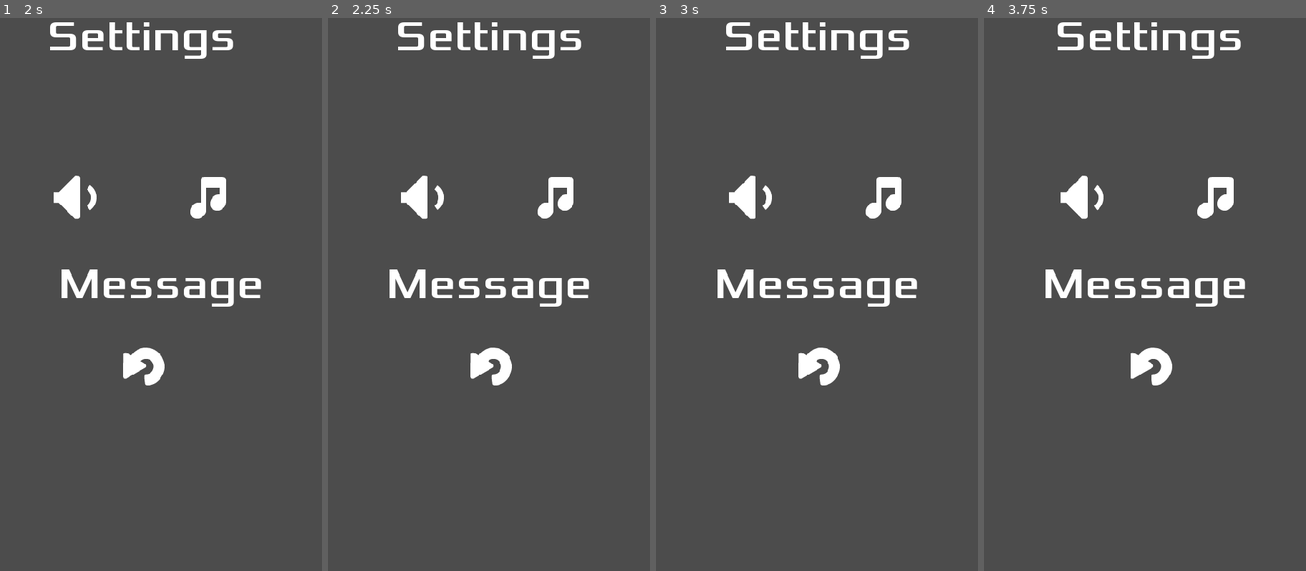
Above: before the commit, frames 1-4 (left to right).
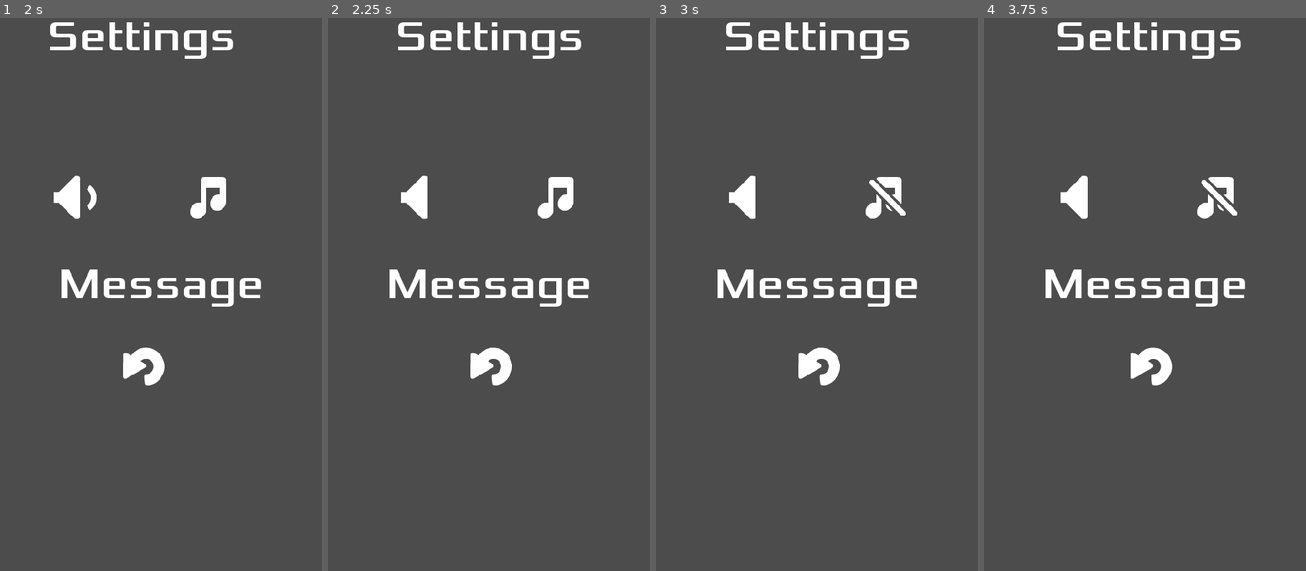
Above: after the commit, the same moments.

Repository: redawgts/KidsCanCode_CircleJump
Game: Godot game, scene res://Main.tscn
Same seed, same stepped clock (60 frames per second), same inputs: the game is played once before the commit and once after it.
Inputs (mouse positions are in pixels of both pictures, inside the frame that each line leads up to):
- Up to frame 1 (2 s): click (228, 194) at 0.5 s; tap Enter at 1.25 s; move the mouse to (231, 255) at 1.27 s; click (231, 255) at 1.42 s
- Up to frame 2 (2.25 s): click (402, 194) at 2 s
- Up to frame 3 (3 s): click (884, 194) at 2.75 s
- Up to frame 4 (3.75 s): click (1145, 366) at 3.5 s

Frame 1 is identical in both runs. In frame 2, less than 0.1% of the frame differs, in the area x 33-36%, y 30-35%; in frame 3, 0.2%, in the area x 33-78%, y 29-36%; in frame 4, 0.2%.

Commit message:
Circle Jump: A Godot Mobile Game (Part 6)

Diff:
--- a/Main.tscn
+++ b/Main.tscn
@@ -1,8 +1,9 @@
-[gd_scene load_steps=4 format=2]
+[gd_scene load_steps=5 format=2]
 
 [ext_resource path="res://main.gd" type="Script" id=1]
 [ext_resource path="res://ui/screens.tscn" type="PackedScene" id=2]
 [ext_resource path="res://ui/hud.tscn" type="PackedScene" id=3]
+[ext_resource path="res://assets/audio/Music_Light-Puzzles.ogg" type="AudioStream" id=4]
 
 [node name="Main" type="Node"]
 script = ExtResource( 1 )
@@ -21,4 +22,7 @@
 
 [node name="HUD" parent="." instance=ExtResource( 3 )]
 
+[node name="Music" type="AudioStreamPlayer" parent="."]
+stream = ExtResource( 4 )
+
 [connection signal="start_game" from="Screens" to="." method="new_game"]
--- a/Objects/Circle.gd
+++ b/Objects/Circle.gd
@@ -22,10 +22,12 @@
 	set_mode(_mode)
 	position = _position
 	radius = _radius
+	sprite.material = sprite.material.duplicate()
+	$SpriteEffect.material = sprite.material
 	collision_shape.shape = collision_shape.shape.duplicate()
 	collision_shape.shape.radius = radius
 	var img_size = sprite.texture.get_size().x / 2
-	sprite.scale = Vector2(1,1) * radius / img_size
+	sprite.scale = Vector2(1, 1) * radius / img_size
 	orbit_position.position.x = radius + 25
 	rotation_speed *= pow(-1, randi() % 2)
 
@@ -40,25 +42,30 @@
 func _draw() -> void:
 	if jumper:
 		var r = ((radius - 50) / num_orbits) * (1 + num_orbits - current_orbits)
-		draw_circle_arc_poly(Vector2.ZERO, r + 10, orbit_start + PI / 2,
-				$Pivot.rotation + PI / 2, Color(1, 0, 0))
+		draw_circle_arc_poly(
+			Vector2.ZERO, r + 10, orbit_start + PI / 2,
+			$Pivot.rotation + PI / 2,
+			Settings.theme["circle_fill"]
+		)
 
 
-func draw_circle_arc_poly(center, radius, angle_from, angle_to, color):
+func draw_circle_arc_poly(center, _radius, angle_from, angle_to, color):
 	var nb_points = 32
 	var points_arc = PoolVector2Array()
 	points_arc.push_back(center)
 	var colors = PoolColorArray([color])
 
 	for i in range(nb_points + 1):
-		var angle_point = angle_from + i * (angle_to - angle_from) / nb_points - PI/2
-		points_arc.push_back(center + Vector2(cos(angle_point), sin(angle_point)) * radius)
+		var angle_point = angle_from + i * (angle_to - angle_from) / nb_points - PI / 2
+		points_arc.push_back(center + Vector2(cos(angle_point), sin(angle_point)) * _radius)
 	draw_polygon(points_arc, colors)
 
 
 func check_orbits():
 	if abs($Pivot.rotation - orbit_start) > 2 * PI:
 		current_orbits -= 1
+		if Settings.enable_sound:
+			$Beep.play()
 		$Label.text = str(current_orbits)
 		if current_orbits <= 0:
 			jumper.die()
@@ -66,15 +73,20 @@
 			implode()
 		orbit_start = $Pivot.rotation
 
+
 func set_mode(_mode):
 	mode = _mode
+	var color
 	match mode:
 		Modes.STATIC:
 			$Label.hide()
+			color = Settings.theme["circle_static"]
 		Modes.LIMITED:
 			current_orbits = num_orbits
 			$Label.text = str(current_orbits)
 			$Label.show()
+			color = Settings.theme["circle_limited"]
+	sprite.material.set_shader_param("color", color)
 
 
 func implode():
--- a/Objects/Circle.tscn
+++ b/Objects/Circle.tscn
@@ -1,9 +1,10 @@
-[gd_scene load_steps=8 format=2]
+[gd_scene load_steps=9 format=2]
 
 [ext_resource path="res://assets/images/circle_1.png" type="Texture" id=1]
 [ext_resource path="res://objects/color_shader.tres" type="Material" id=2]
 [ext_resource path="res://objects/circle.gd" type="Script" id=3]
 [ext_resource path="res://assets/fonts/xolonium_64.tres" type="DynamicFont" id=4]
+[ext_resource path="res://assets/audio/89.ogg" type="AudioStream" id=5]
 
 [sub_resource type="CircleShape2D" id=1]
 radius = 131.004
@@ -115,3 +116,6 @@
 custom_fonts/font = ExtResource( 4 )
 text = "1"
 align = 1
+
+[node name="Beep" type="AudioStreamPlayer" parent="."]
+stream = ExtResource( 5 )
--- a/Objects/Jumper.gd
+++ b/Objects/Jumper.gd
@@ -10,6 +10,10 @@
 
 onready var trail := $Trail/Points
 
+
+func _ready() -> void:
+	$Sprite.material.set_shader_param("color", Settings.theme["player_body"])
+	$Trail/Points.default_color = Settings.theme["player_trail"]
 
 func _unhandled_input(event):
 	if target and event is InputEventScreenTouch and event.pressed:
@@ -31,6 +35,8 @@
 	target.implode()
 	target = null
 	velocity = transform.x * jump_speed
+	if Settings.enable_sound:
+		$Jump.play()
 
 
 func die():
@@ -42,6 +48,8 @@
 	target = area
 	velocity = Vector2.ZERO
 	emit_signal("captured", area)
+	if Settings.enable_sound:
+		$Capture.play()
 
 
 func _on_visibility_notifier_screen_exited() -> void:
--- a/Objects/Jumper.tscn
+++ b/Objects/Jumper.tscn
@@ -1,8 +1,10 @@
-[gd_scene load_steps=6 format=2]
+[gd_scene load_steps=8 format=2]
 
 [ext_resource path="res://assets/images/jumper.png" type="Texture" id=1]
 [ext_resource path="res://objects/jumper.gd" type="Script" id=2]
 [ext_resource path="res://objects/color.gdshader" type="Shader" id=3]
+[ext_resource path="res://assets/audio/88.ogg" type="AudioStream" id=4]
+[ext_resource path="res://assets/audio/70.ogg" type="AudioStream" id=5]
 
 [sub_resource type="ShaderMaterial" id=2]
 shader = ExtResource( 3 )
@@ -35,5 +37,11 @@
 begin_cap_mode = 2
 end_cap_mode = 2
 
+[node name="Jump" type="AudioStreamPlayer" parent="."]
+stream = ExtResource( 5 )
+
+[node name="Capture" type="AudioStreamPlayer" parent="."]
+stream = ExtResource( 4 )
+
 [connection signal="area_entered" from="." to="." method="_on_Jumper_area_entered"]
 [connection signal="screen_exited" from="VisibilityNotifier2D" to="." method="_on_visibility_notifier_screen_exited"]
--- a/main.gd
+++ b/main.gd
@@ -1,11 +1,11 @@
 extends Node
-
 
 var Circle = preload("res://objects/circle.tscn")
 var Jumper = preload("res://objects/jumper.tscn")
 
 var player
 var score = 0
+
 
 func _ready() -> void:
 	randomize()
@@ -24,6 +24,8 @@
 	spawn_circle($StartPosition.position)
 	$HUD.show()
 	$HUD.show_message("Go!")
+	if Settings.enable_music:
+		$Music.play()
 
 
 func spawn_circle(_position = null):
@@ -43,7 +45,10 @@
 	score += 1
 	$HUD.update_score(score)
 
+
 func _on_jumper_died():
 	get_tree().call_group("circles", "implode")
 	$Screens.game_over()
 	$HUD.hide()
+	if Settings.enable_music:
+		$Music.stop()
--- a/project.godot
+++ b/project.godot
@@ -13,6 +13,14 @@
 config/name="KidsCanCode_CircleJump"
 run/main_scene="res://main.tscn"
 config/icon="res://icon.png"
+
+[autoload]
+
+Settings="*res://settings.gd"
+
+[debug]
+
+gdscript/warnings/return_value_discarded=false
 
 [display]
 
--- /dev/null
+++ b/settings.gd
@@ -0,0 +1,35 @@
+extends Node
+
+var enable_sound := true
+var enable_music := true
+
+var circles_per_level := 5
+
+var color_schemes := {
+	"NEON1": {
+		"background": Color8(0, 0, 0),
+		"player_body": Color8(203, 255, 0),
+		"player_trail": Color8(204, 0, 255),
+		"circle_fill": Color8(255, 0, 110),
+		"circle_static": Color8(0, 255, 102),
+		"circle_limited": Color8(204, 0, 255),
+	},
+	"NEON2": {
+		"background": Color8(0, 0, 0),
+		"player_body": Color8(246, 255, 0),
+		"player_trail": Color8(255, 255, 255),
+		"circle_fill": Color8(255, 0, 110),
+		"circle_static": Color8(151, 255, 48),
+		"circle_limited": Color8(127, 0, 255),
+	},
+	"NEON3": {
+		"background": Color8(0, 0, 0),
+		"player_body": Color8(255, 0, 187),
+		"player_trail": Color8(255, 148, 0),
+		"circle_fill": Color8(255, 148, 0),
+		"circle_static": Color8(170, 255, 0),
+		"circle_limited": Color8(204, 0, 255),
+	},
+}
+
+var theme = color_schemes["NEON1"]
--- a/ui/hud.gd
+++ b/ui/hud.gd
@@ -1,8 +1,10 @@
 extends CanvasLayer
+
 
 func show_message(text):
 	$Message.text = text
 	$AnimationPlayer.play("show_message")
+
 
 func hide():
 	$ScoreBox.hide()
--- a/ui/screens.gd
+++ b/ui/screens.gd
@@ -1,7 +1,16 @@
 extends Node
 
+signal start_game
 
-signal start_game
+var sound_buttons = {
+	true: preload("res://assets/images/buttons/audioOn.png"),
+	false: preload("res://assets/images/buttons/audioOff.png"),
+}
+
+var music_buttons = {
+	true: preload("res://assets/images/buttons/musicOn.png"),
+	false: preload("res://assets/images/buttons/musicOff.png"),
+}
 
 var current_screen = null
 
@@ -14,7 +23,7 @@
 	var buttons = get_tree().get_nodes_in_group("buttons")
 	for button in buttons:
 		print(button.name)
-		button.connect("pressed", self, "_on_button_pressed", [button.name])
+		button.connect("pressed", self, "_on_button_pressed", [button])
 
 
 func change_screen(new_screen):
@@ -31,9 +40,10 @@
 	change_screen($GameOverScreen)
 
 
-func _on_button_pressed(name):
-	print(name)
-	match name:
+func _on_button_pressed(button: TextureButton):
+	if Settings.enable_sound:
+		$Click.play()
+	match button.name:
 		"Return":
 			change_screen($TitleScreen)
 		"Play":
@@ -42,3 +52,9 @@
 			emit_signal("start_game")
 		"Settings":
 			change_screen($SettingsScreen)
+		"Sound":
+			Settings.enable_sound = !Settings.enable_sound
+			button.texture_normal = sound_buttons[Settings.enable_sound]
+		"Music":
+			Settings.enable_music = !Settings.enable_music
+			button.texture_normal = music_buttons[Settings.enable_music]
--- a/ui/screens.tscn
+++ b/ui/screens.tscn
@@ -1,9 +1,10 @@
-[gd_scene load_steps=5 format=2]
+[gd_scene load_steps=6 format=2]
 
 [ext_resource path="res://ui/game_over_screen.tscn" type="PackedScene" id=1]
 [ext_resource path="res://ui/settings_screen.tscn" type="PackedScene" id=2]
 [ext_resource path="res://ui/title_screen.tscn" type="PackedScene" id=3]
 [ext_resource path="res://ui/screens.gd" type="Script" id=4]
+[ext_resource path="res://assets/audio/menu_click.wav" type="AudioStream" id=5]
 
 [node name="Screens" type="Node"]
 script = ExtResource( 4 )
@@ -13,3 +14,6 @@
 [node name="SettingsScreen" parent="." instance=ExtResource( 2 )]
 
 [node name="GameOverScreen" parent="." instance=ExtResource( 1 )]
+
+[node name="Click" type="AudioStreamPlayer" parent="."]
+stream = ExtResource( 5 )
